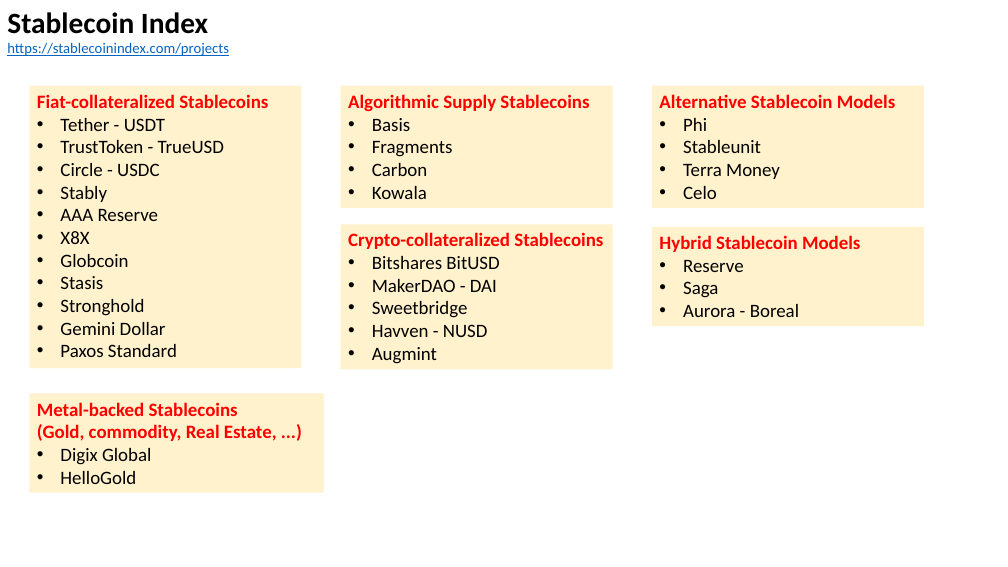
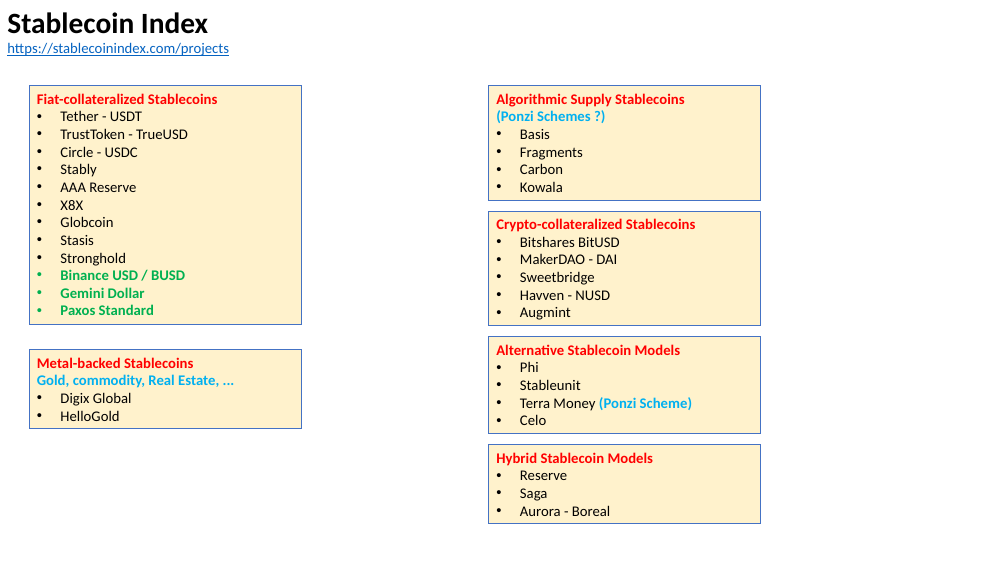
Before and after one commit to lselector/crypto, a slide deck: slide 7 of crypto_04_stable_coins.pptx. Drawn at 1008x567 pixels with LibreOffice and Linux fonts; fonts in the diff are those of the drawing. Boxes give left, top, right and bottom in pixels: in the first picture for what was removed or moved away, otherwise in the second. Text is boxed around its words. In the diff, an @@ line names an element or a change of style, - is before the commit and + after.

```diff
--- a/crypto_04_stable_coins.pptx
+++ b/crypto_04_stable_coins.pptx
@@ rectangle "Fiat-collateralized Stablecoins": place and size @@
-rectangle "Fiat-collateralized Stablecoins" at box(29, 85, 302, 368)
+rectangle "Fiat-collateralized Stablecoins" at box(29, 85, 302, 324)
@@ rectangle "Algorithmic Supply Stablecoins": place and size @@
-rectangle "Algorithmic Supply Stablecoins" at box(341, 85, 613, 208)
+rectangle "Algorithmic Supply Stablecoins" at box(489, 85, 761, 200)
@@ text in rectangle at box(37, 93, 217, 315): size 18 to 14 pt; text colour #000000 to #00B050, bold on in "Gemini Dollar", "Paxos Standard" @@
@@ text in rectangle at box(496, 110, 591, 123): paragraph added @@
+(Ponzi Schemes ?)
@@ text in rectangle at box(496, 93, 685, 192): size 18 to 14 pt in "Algorithmic Supply Stablecoins", "Basis", "Fragments", "Carbon" and 1 more places @@
@@ rectangle "Crypto-collateralized Stablecoins": place and size @@
-rectangle "Crypto-collateralized Stablecoins" at box(341, 225, 613, 370)
+rectangle "Crypto-collateralized Stablecoins" at box(489, 211, 761, 325)
@@ rectangle "Crypto-collateralized Stablecoins" at box(489, 211, 761, 325): size 18 to 14 pt; outline none to #4472C4 0.75 pt @@
@@ text in rectangle at box(60, 269, 185, 280): paragraph added @@
+• Binance USD / BUSD
@@ rectangle "Metal-backed Stablecoins": place and size @@
-rectangle "Metal-backed Stablecoins" at box(29, 393, 324, 492)
+rectangle "Metal-backed Stablecoins" at box(29, 350, 302, 429)
@@ text in rectangle at box(37, 357, 193, 421): size 18 to 14 pt in "Metal-backed Stablecoins", "Digix Global", "HelloGold" @@
@@ outline none to #4472C4 0.75 pt in 4 elements at box(29, 85, 302, 324), box(29, 350, 302, 429), box(489, 85, 761, 200), box(489, 337, 761, 434) @@
@@ rectangle "Alternative Stablecoin Models": place and size @@
-rectangle "Alternative Stablecoin Models" at box(652, 85, 924, 208)
+rectangle "Alternative Stablecoin Models" at box(489, 337, 761, 434)
@@ text in rectangle at box(496, 344, 681, 425): size 18 to 14 pt in "Alternative Stablecoin Models", "Phi", "Stableunit", "Celo" @@
@@ text in rectangle at box(37, 374, 219, 388): text changed; size 18 to 14 pt; text colour #FF0000 to #00B0F0 @@
-(Gold, commodity, Real Estate, ...)
+Gold, commodity, Real Estate, ...
@@ text in rectangle at box(520, 397, 692, 411): text changed; size 18 to 14 pt; text colour #000000 to #00B0F0; bold on @@
-• Terra Money
+• Terra Money (Ponzi Scheme)
@@ rectangle "Hybrid Stablecoin Models" at box(489, 445, 761, 523): size 18 to 14 pt; outline none to #4472C4 0.75 pt @@
@@ rectangle "Hybrid Stablecoin Models": place and size @@
-rectangle "Hybrid Stablecoin Models" at box(652, 227, 924, 326)
+rectangle "Hybrid Stablecoin Models" at box(489, 445, 761, 523)
```
Also in this commit, not shown: 2 other slides changed, 1 slide added.
